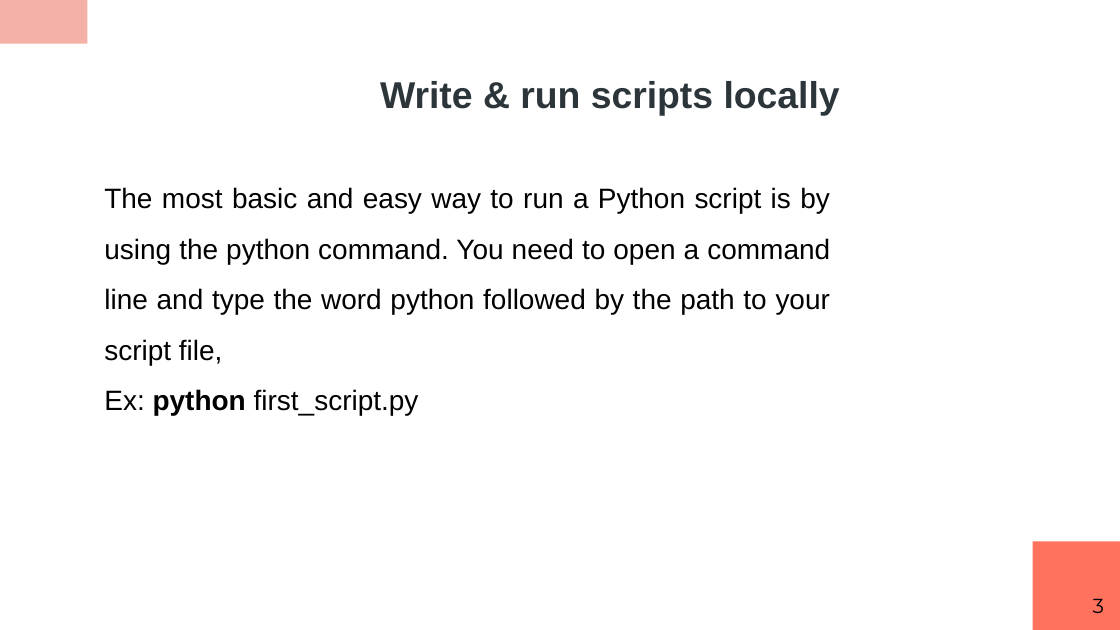
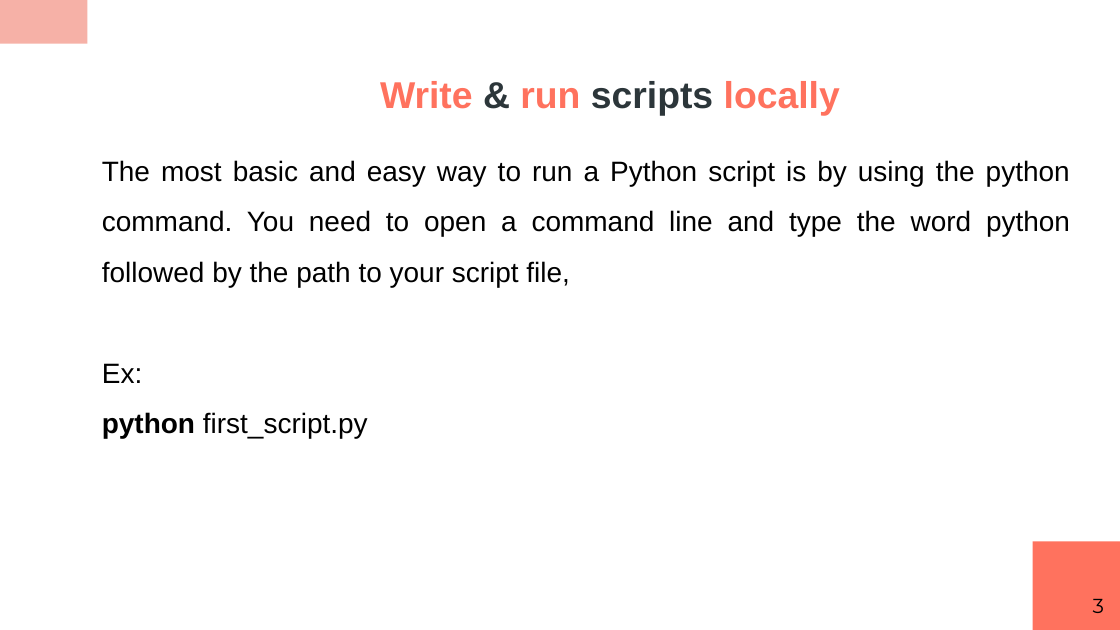
Before and after one commit to RashmivernekarN/ai_with_python_keonics, a slide deck: slide 3 of module2/ppt/Python Scripting.pptx. Drawn at 1120x630 pixels with LibreOffice and Linux fonts; fonts in the diff are those of the drawing. Boxes give left, top, right and bottom in pixels: in the first picture for what was removed or moved away, otherwise in the second. Text is boxed around its words. In the diff, an @@ line names an element or a change of style, - is before the commit and + after.

```diff
--- a/module2/ppt/Python Scripting.pptx
+++ b/module2/ppt/Python Scripting.pptx
@@ title "Write & run scripts locally" at (380, 81, 840, 116): text colour #2C363A to #FF725E in "Write run locally" @@
@@ text "The most basic and easy ...": place and size @@
-text "The most basic and easy ..." at (104, 187, 830, 415)
+text "The most basic and easy ..." at (102, 160, 1070, 438)
@@ text at (102, 363, 368, 438): text changed @@
-Ex: python first_script.py
+Ex:
+python first_script.py
```
Also in this commit, not shown: 27 other slides changed, 39 slides added, 4 slides removed, 4 other files.
